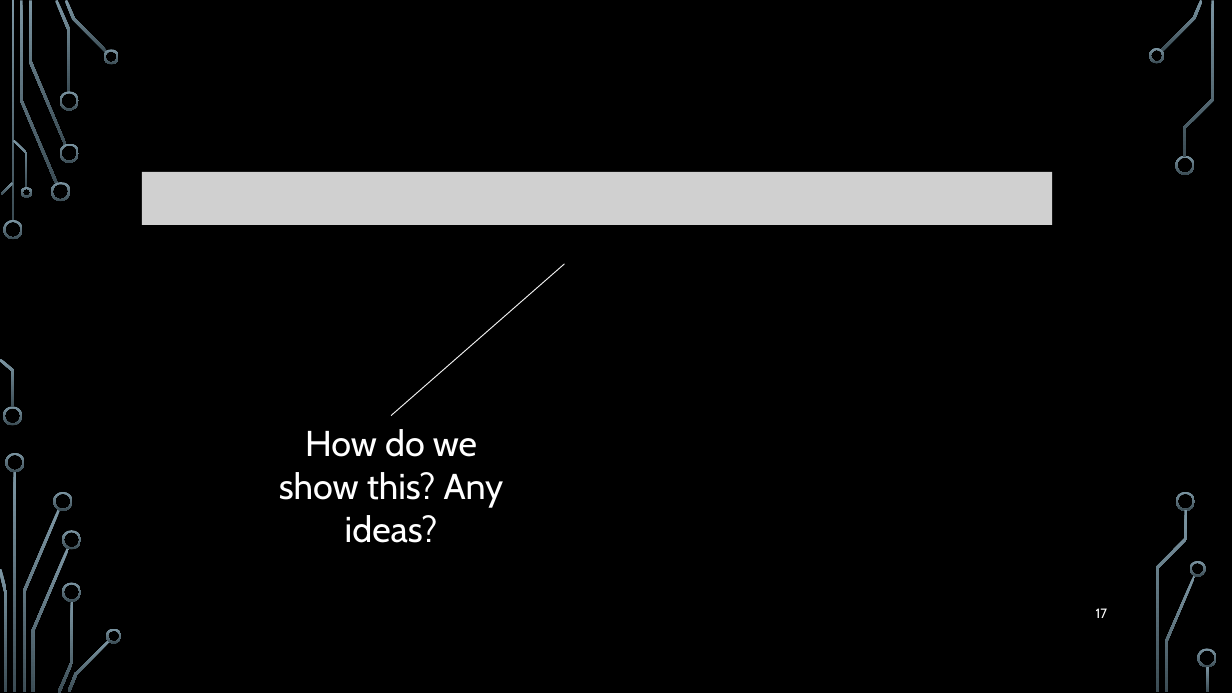
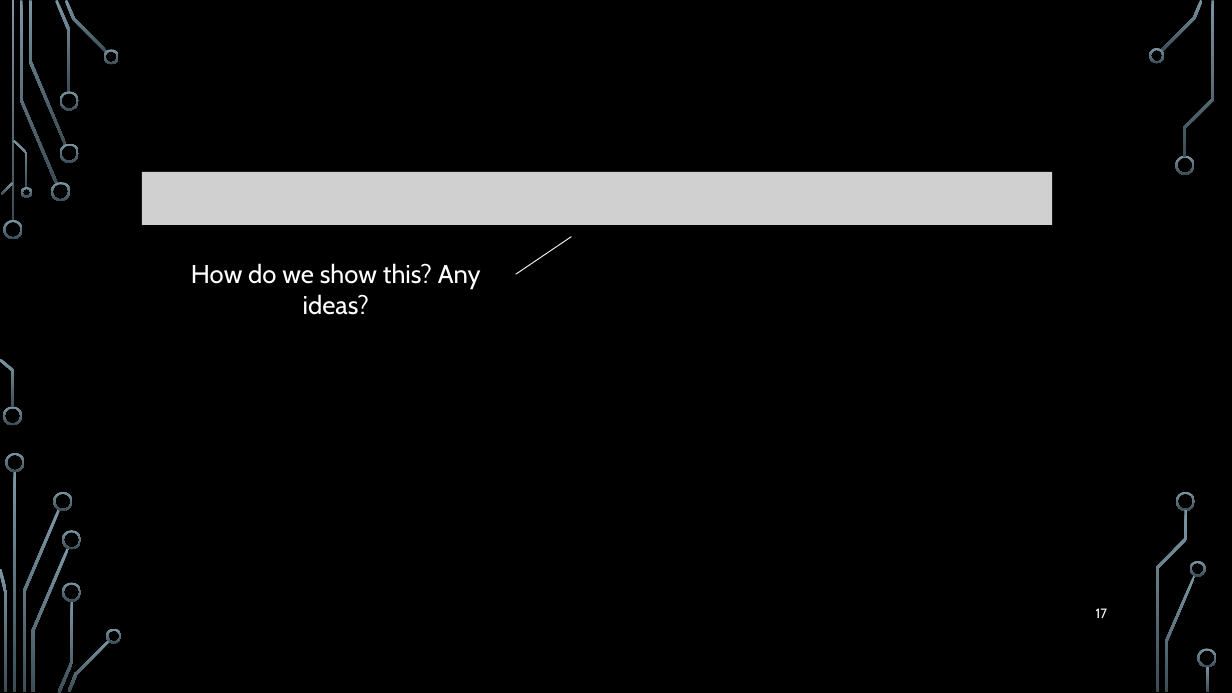
Before and after one commit to markfloryan/dmt2, a slide deck: slide 17 of slides/01-Cardinality.pptx. Drawn at 1232x693 pixels with LibreOffice and Linux fonts; fonts in the diff are those of the drawing; grey boxes stand for pictures; background and template pictures are left out. Boxes give left, top, right and bottom in pixels: in the first picture for what was removed or moved away, otherwise in the second. Text is boxed around its words. In the diff, an @@ line names an element or a change of style, - is before the commit and + after.

```diff
--- a/slides/01-Cardinality.pptx
+++ b/slides/01-Cardinality.pptx
@@ line moved from (565, 264) - (391, 416) to (571, 237) - (516, 274) @@
@@ text "How do we show this? ...": place and size @@
-text "How do we show this? ..." at box(279, 429, 504, 543)
+text "How do we show this? ..." at box(191, 263, 481, 315)
@@ text "How do we show this? ..." at box(191, 263, 481, 315): size 28 to 20 pt @@
```
Also in this commit, not shown: 3 other slides changed, 2 other files.
